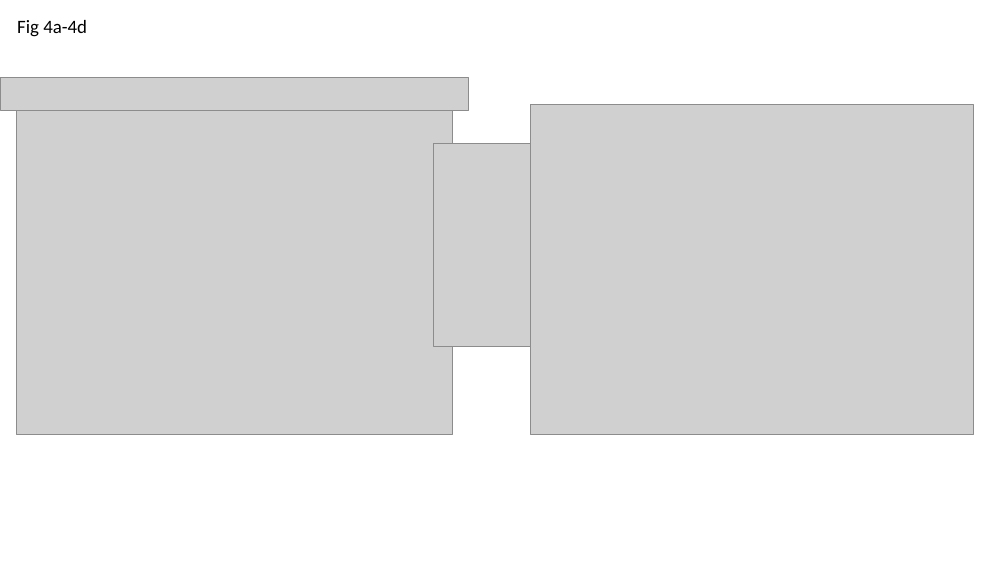
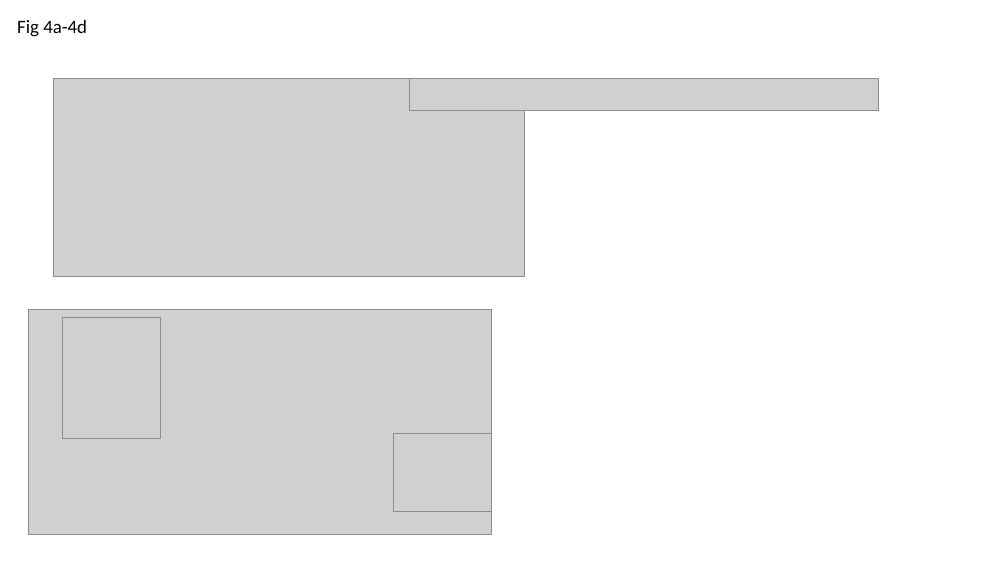
Before and after one commit to hurlbertlab/core-transient, a slide deck: slide 5 of output/plots/all_figs_with_legends.pptx. Drawn at 1008x567 pixels with LibreOffice and Linux fonts; fonts in the diff are those of the drawing; grey boxes stand for pictures. Boxes give left, top, right and bottom in pixels: in the first picture for what was removed or moved away, otherwise in the second. Text is boxed around its words. In the diff, an @@ line names an element or a change of style, - is before the commit and + after.

Commit message:
tweaking powerpoint for new Fig 4 template

```diff
--- a/output/plots/all_figs_with_legends.pptx
+++ b/output/plots/all_figs_with_legends.pptx
@@ picture resized from (x1=16, y1=110, x2=452, y2=434) to (x1=54, y1=79, x2=525, y2=277) @@
@@ picture moved from (x1=0, y1=78, x2=469, y2=110) to (x1=410, y1=79, x2=879, y2=111) @@
@@ picture resized from (x1=531, y1=105, x2=973, y2=434) to (x1=28, y1=310, x2=492, y2=535) @@
@@ picture added at (x1=63, y1=318, x2=160, y2=439) @@
@@ picture resized from (x1=433, y1=144, x2=531, y2=347) to (x1=394, y1=433, x2=492, y2=511) @@
```
